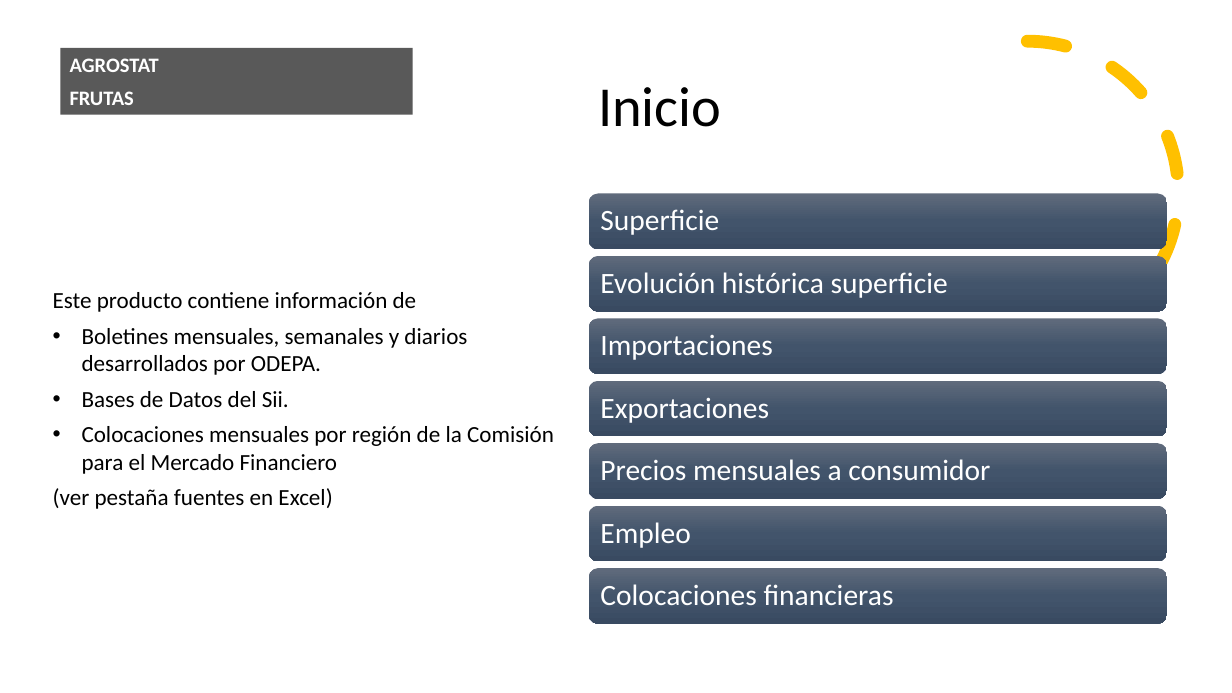
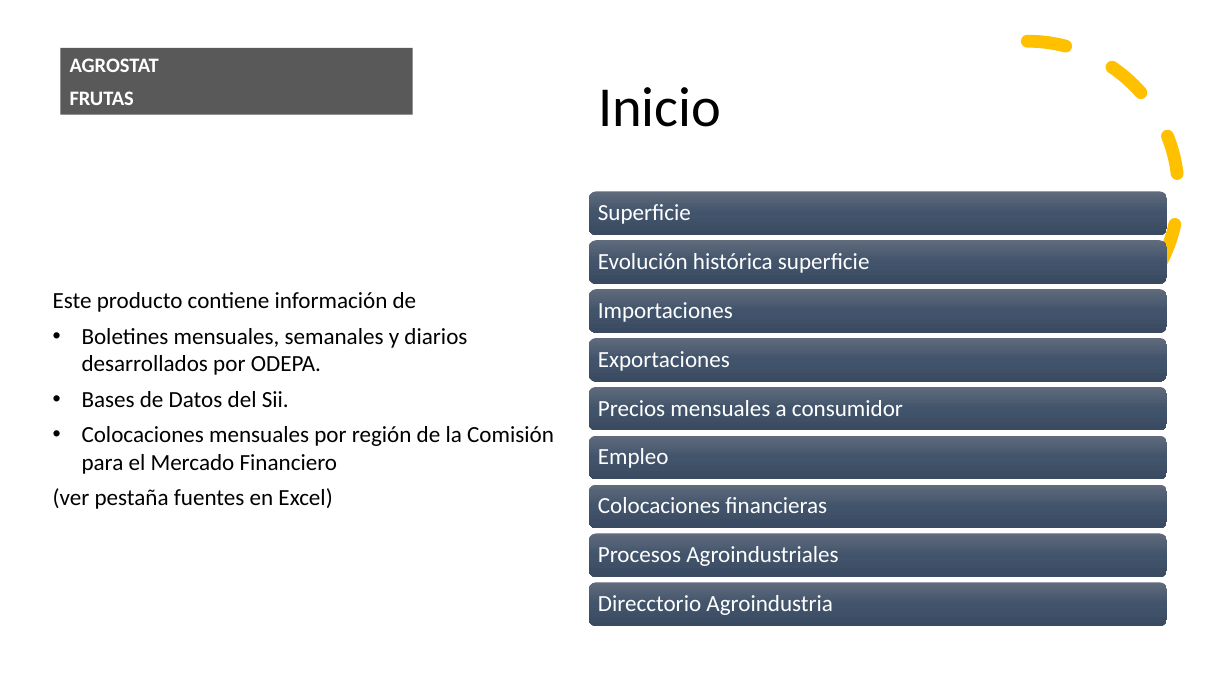
Before and after one commit to Sud-Austral/DATA-AGRO, a slide deck: slide 3 of DATAAGRO-Frutas/Power BI_Frutas.pptx. Drawn at 1232x693 pixels with LibreOffice and Linux fonts; fonts in the diff are those of the drawing. Boxes give left, top, right and bottom in pixels: in the first picture for what was removed or moved away, otherwise in the second. Text is boxed around its words. In the diff, an @@ line names an element or a change of style, - is before the commit and + after.

```diff
--- a/DATAAGRO-Frutas/Power BI_Frutas.pptx
+++ b/DATAAGRO-Frutas/Power BI_Frutas.pptx
@@ rounded rectangle: place and size @@
-rounded rectangle at (589, 193, 1167, 249)
+rounded rectangle at (589, 191, 1167, 235)
@@ rounded rectangle: place and size @@
-rounded rectangle at (589, 256, 1167, 311)
+rounded rectangle at (589, 240, 1167, 284)
@@ text "Evolución histórica superficie": place and size @@
-text "Evolución histórica superficie" at (600, 272, 948, 298)
+text "Evolución histórica superficie" at (598, 253, 870, 273)
@@ text "Importaciones": place and size @@
-text "Importaciones" at (600, 335, 772, 360)
+text "Importaciones" at (598, 302, 733, 322)
@@ rounded rectangle: place and size @@
-rounded rectangle at (589, 319, 1167, 374)
+rounded rectangle at (589, 338, 1167, 382)
@@ text "Exportaciones": place and size @@
-text "Exportaciones" at (600, 397, 769, 423)
+text "Exportaciones" at (598, 351, 730, 371)
@@ rounded rectangle: place and size @@
-rounded rectangle at (589, 381, 1167, 436)
+rounded rectangle at (589, 387, 1167, 431)
@@ text "Precios mensuales a consumidor": place and size @@
-text "Precios mensuales a consumidor" at (600, 459, 990, 480)
+text "Precios mensuales a consumidor" at (598, 400, 903, 416)
@@ rounded rectangle: place and size @@
-rounded rectangle at (589, 444, 1167, 499)
+rounded rectangle at (589, 436, 1167, 480)
@@ text "Empleo": place and size @@
-text "Empleo" at (600, 522, 690, 548)
+text "Empleo" at (598, 448, 669, 468)
@@ size 23 to 18 pt; less space between paragraphs in 7 elements at (598, 204, 691, 224), (598, 253, 870, 273), (598, 302, 733, 322), (598, 351, 730, 371), (598, 400, 903, 416), (598, 448, 669, 468), (598, 497, 827, 513) @@
@@ text "Colocaciones financieras": place and size @@
-text "Colocaciones financieras" at (600, 584, 894, 605)
+text "Colocaciones financieras" at (598, 497, 827, 513)
@@ rounded rectangle: place and size @@
-rounded rectangle at (589, 506, 1167, 561)
+rounded rectangle at (589, 533, 1167, 577)
@@ rounded rectangle: place and size @@
-rounded rectangle at (589, 568, 1167, 624)
+rounded rectangle at (589, 582, 1167, 626)
@@ group added at (589, 289, 1167, 615): 2 rounded rectangles, 2 texts @@
+Procesos Agroindustriales
+Direcctorio Agroindustria
```
Also in this commit, not shown: 2 slides added, 3 other files.
